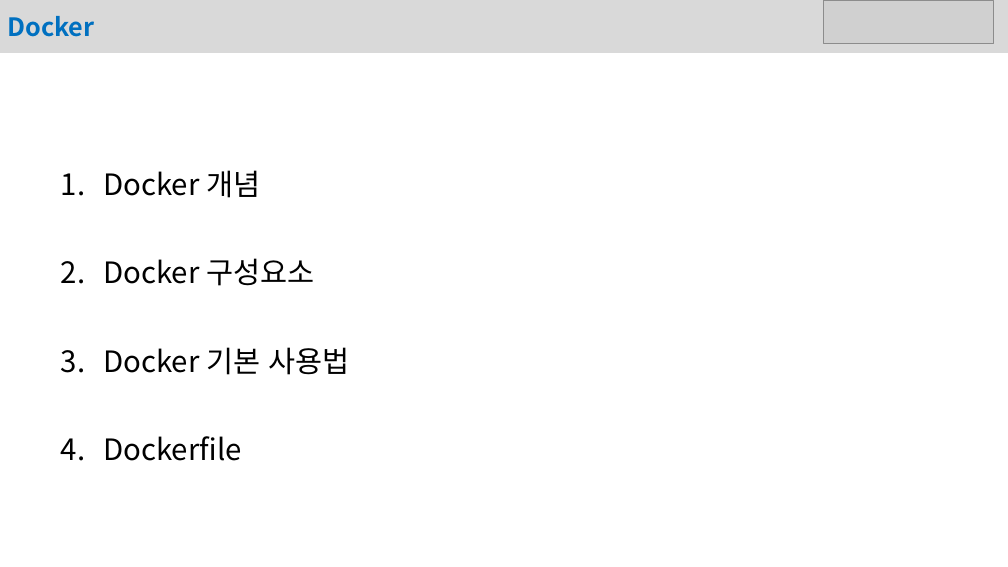
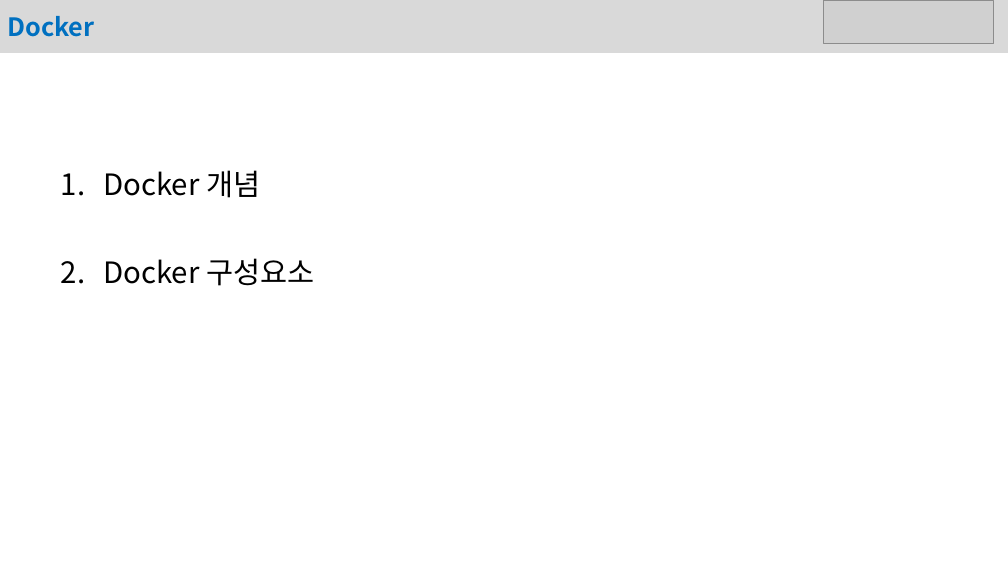
Before and after one commit to kong9410/kong9410.github.io, a slide deck: slide 2 of _posts/Docker/도커 최종 정리.pptx. Drawn at 1008x567 pixels with LibreOffice and Linux fonts; fonts in the diff are those of the drawing; grey boxes stand for pictures. Boxes give left, top, right and bottom in pixels: in the first picture for what was removed or moved away, otherwise in the second. Text is boxed around its words. In the diff, an @@ line names an element or a change of style, - is before the commit and + after.

```diff
--- a/_posts/Docker/도커 최종 정리.pptx
+++ b/_posts/Docker/도커 최종 정리.pptx
@@ text at <box>103,347,349,461</box>: paragraphs removed @@
-3. Docker 기본 사용법
-4. Dockerfile
```
Also in this commit, not shown: 2 slides added, 6 other files.
